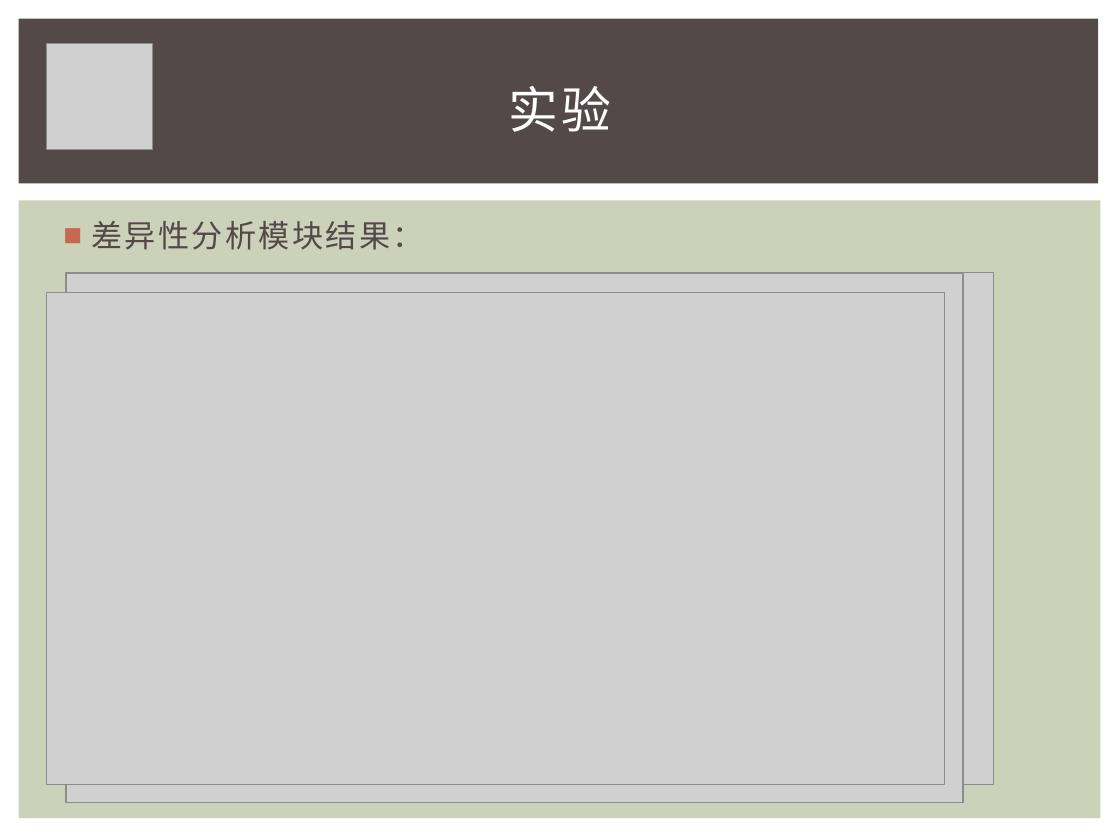
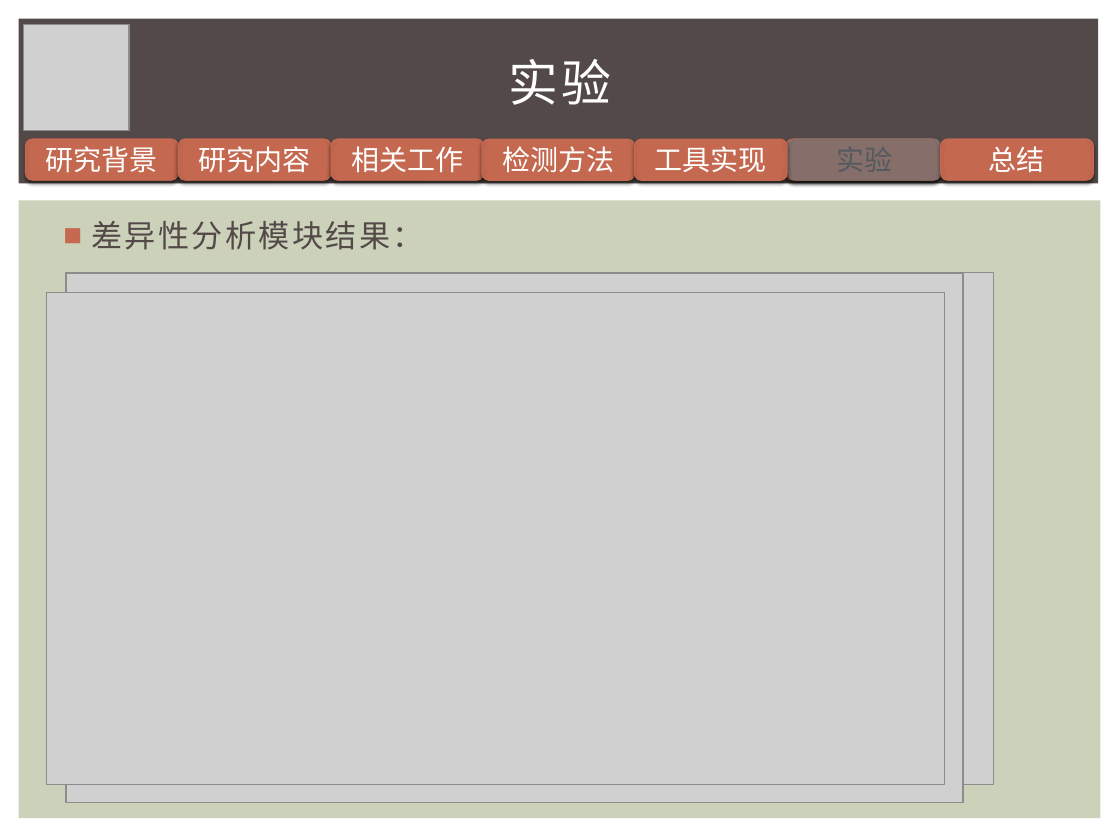
Before and after one commit to iewrer/mythesis, a slide deck: slide 22 of 答辩PPT.pptx (slide 26 before the commit). Drawn at 1120x840 pixels with LibreOffice and Linux fonts; fonts in the diff are those of the drawing; grey boxes stand for pictures. Boxes give left, top, right and bottom in pixels: in the first picture for what was removed or moved away, otherwise in the second. Text is boxed around its words. In the diff, an @@ line names an element or a change of style, - is before the commit and + after.

```diff
--- a/答辩PPT.pptx
+++ b/答辩PPT.pptx
@@ picture: place and size @@
-picture at <box>47,44,152,149</box>
+picture at <box>24,25,129,130</box>
@@ text "实验": place and size @@
-text "实验" at <box>508,86,611,132</box>
+text "实验" at <box>509,59,612,105</box>
@@ rounded rectangle added at <box>26,139,178,180</box>, fill gradient #C66951 to #B8624B, outline #C66951 0.79 pt, 18 pt, text #FFFFFF @@
+研究背景
@@ rounded rectangle added at <box>178,139,330,180</box>, fill gradient #C66951 to #B8624B, outline #C66951 0.79 pt, 18 pt, text #FFFFFF @@
+研究内容
@@ rounded rectangle added at <box>332,139,484,180</box>, fill gradient #C66951 to #B8624B, outline #C66951 0.79 pt, 18 pt, text #FFFFFF @@
+相关工作
@@ rounded rectangle added at <box>482,139,634,180</box>, fill gradient #C66951 to #B8624B, outline #C66951 0.79 pt, 18 pt, text #FFFFFF @@
+检测方法
@@ rounded rectangle added at <box>635,139,787,180</box>, fill gradient #C66951 to #B8624B, outline #C66951 0.79 pt, 18 pt, text #FFFFFF @@
+工具实现
@@ rounded rectangle added at <box>786,139,939,180</box>, fill gradient #C66951 to #B8624B, outline #C66951 0.79 pt @@
@@ rounded rectangle added at <box>788,139,941,180</box>, fill gradient #87706B to #7E6864, outline #87706B 0.79 pt @@
@@ rounded rectangle added at <box>941,139,1093,180</box>, fill gradient #C66951 to #B8624B, outline #C66951 0.79 pt, 18 pt, text #FFFFFF @@
+总结
```
Also in this commit, not shown: 11 other slides changed, 4 slides added, 8 slides removed, 1 other file.
